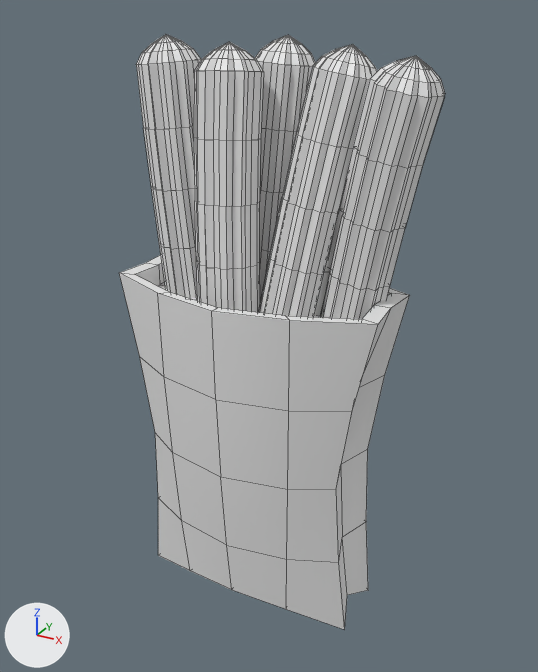
An edit to the FBX model Assets/Resources/PropMeshData/SM_Churros.fbx, drawn before and after from the same camera.
Before and after are seen from a 50 mm lens placed at (10.58, -19.29, 19.44), pointed at (-0.25, 0.41, 9.59). Lighting does not change. The marker at lower left points along +X, +Y and +Z. Mesh edges are drawn as thin lines. Vertices at the same position are counted once.

Names of what the first picture shows: 'Churros'.
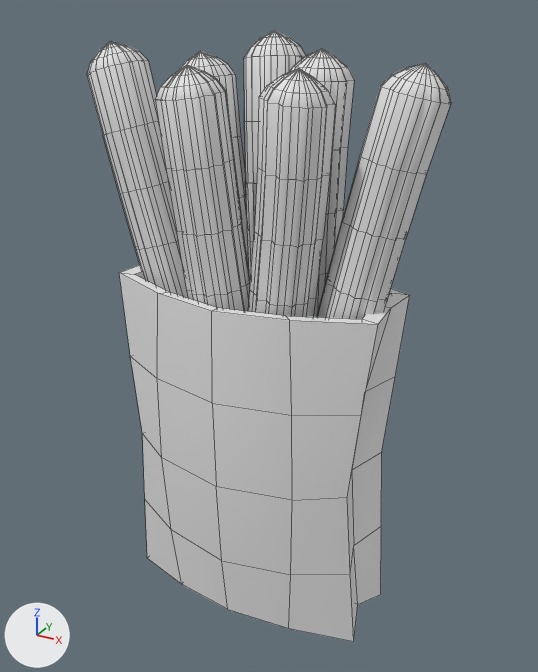
Patch to the scene script:
```diff
--- a/Assets/Resources/PropMeshData/SM_Churros.fbx.py
+++ b/Assets/Resources/PropMeshData/SM_Churros.fbx.py
@@ me_mesh @@
 # used by ob_churros; location = (0.0, 0.0, 0.0); rotation_euler = (1.571, 0.0, 3.142), in degrees (90, 0, 180); scale = (0.01, 0.01, 0.01)
-me_mesh.from_pydata(...)  # 1778 vertices, 1912 faces; spans x -491.0..491.0, y 0.0..1874.0, z -271.0..271.0
+me_mesh.from_pydata(...)  # 2490 vertices, 2676 faces; spans x -625.0..511.0, y -17.0..1884.0, z -304.0..283.0
+# me_mesh part 1: the loose piece of 338 vertices spanning x 156.0..454.0, y 434.0..1874.0, z -82.0..125.0 is multiplied about its middle by the matrix ((-0.985, -0.174, 0.0), (-0.174, 0.985, 0.0), (0.0, 0.0, -1.0)), then moved by (-673.0, 0.0, -12.0)
+# me_mesh part 2: the loose piece of 338 vertices spanning x -288.0..115.0, y 441.0..1855.0, z -169.0..177.0 is multiplied about its middle by the matrix ((-0.789, -0.161, -0.592), (-0.278, 0.954, 0.112), (0.547, 0.253, -0.798)), then moved by (-11.0, -61.0, 113.0)
+# me_mesh part 3: the loose piece of 338 vertices spanning x -16.0..216.0, y 419.0..1859.0, z -221.0..75.0 is multiplied about its middle by the matrix ((-0.913, 0.019, 0.408), (0.053, 0.996, 0.073), (-0.405, 0.088, -0.91)), then moved by (5.0, -18.0, 1.0)
+# me_mesh part 4: the loose piece of 338 vertices spanning x -64.0..214.0, y 434.0..1874.0, z -13.0..252.0 is multiplied about its middle by the matrix ((0.42, 0.082, 0.904), (-0.062, 0.996, -0.062), (-0.905, -0.03, 0.424)), then moved by (4.0, -67.0, -29.0)
+# me_mesh part 5: the loose piece of 338 vertices spanning x -491.0..-43.0, y 421.0..1835.0, z -71.0..180.0 is multiplied about its middle by the matrix ((-0.833, 0.06, 0.549), (-0.081, 0.97, -0.228), (-0.547, -0.235, -0.804)), then moved by (554.0, -16.0, -34.0)
+# me_mesh part 6: the loose piece of 338 vertices spanning x -288.0..115.0, y 441.0..1855.0, z -169.0..177.0 is copied, and the copy is multiplied about its middle by the matrix ((-0.957, -0.224, -0.184), (-0.229, 0.974, 0.003), (0.178, 0.045, -0.983)), then moved by (43.0, 20.0, -143.0); it spans x -192.0..108.0, y 452.0..1884.0, z -304.0..28.0
+# me_mesh part 7: the loose piece of 338 vertices spanning x -491.0..-43.0, y 421.0..1835.0, z -71.0..180.0 is copied, and the copy is multiplied about its middle by the matrix ((-0.941, -0.339, 0.004), (-0.338, 0.939, -0.065), (0.018, -0.063, -0.998)), then moved by (70.0, -17.0, -149.0); it spans x -387.0..-10.0, y 394.0..1826.0, z -201.0..14.0
+# me_mesh part 8: the loose piece of 88 vertices spanning x -411.0..491.0, y 0.0..1152.0, z -271.0..271.0 is rebuilt with 124 vertices and now spans x -491.0..411.0, y -17.0..1152.0, z -283.0..283.0
+# me_mesh part 9: the surface is now shaded smooth
@@ ob_churros @@
 ob_churros.location = (0.0, 0.0, 0.0)
-ob_churros.rotation_euler = (1.571, 0.0, 3.142)  # degrees (90, 0, 180)
+ob_churros.rotation_euler = (1.571, 0.0, 0.0)  # degrees (90, 0, 0)
 ob_churros.scale = (0.01, 0.01, 0.01)
```

Pixel boxes [x1, y1, x2, y2] of what changed, in the pictures (538 x 672 px; the box of a moved part takes in the faces that stretch with it):
'Churros', reshaped, turned: before [119, 34, 445, 630]; after [87, 30, 451, 642]
part 1 of me_mesh, moved or reshaped: before [136, 34, 201, 299]; after [87, 41, 188, 298]
part 2 of me_mesh, moved or reshaped: before [258, 44, 377, 317]; after [155, 65, 250, 311]
part 3 of me_mesh, moved or reshaped: before [194, 42, 264, 312]; after [290, 48, 354, 317]
part 4 of me_mesh, moved or reshaped: before [255, 35, 316, 301]; after [248, 68, 335, 317]
part 5 of me_mesh, moved or reshaped: before [321, 56, 445, 319]; after [317, 63, 451, 319]
part 6 of me_mesh, added: after [243, 30, 306, 281]
part 7 of me_mesh, added: after [178, 51, 249, 268]
part 8 of me_mesh, rebuilt: before [119, 255, 410, 630]; after [119, 265, 410, 642]
